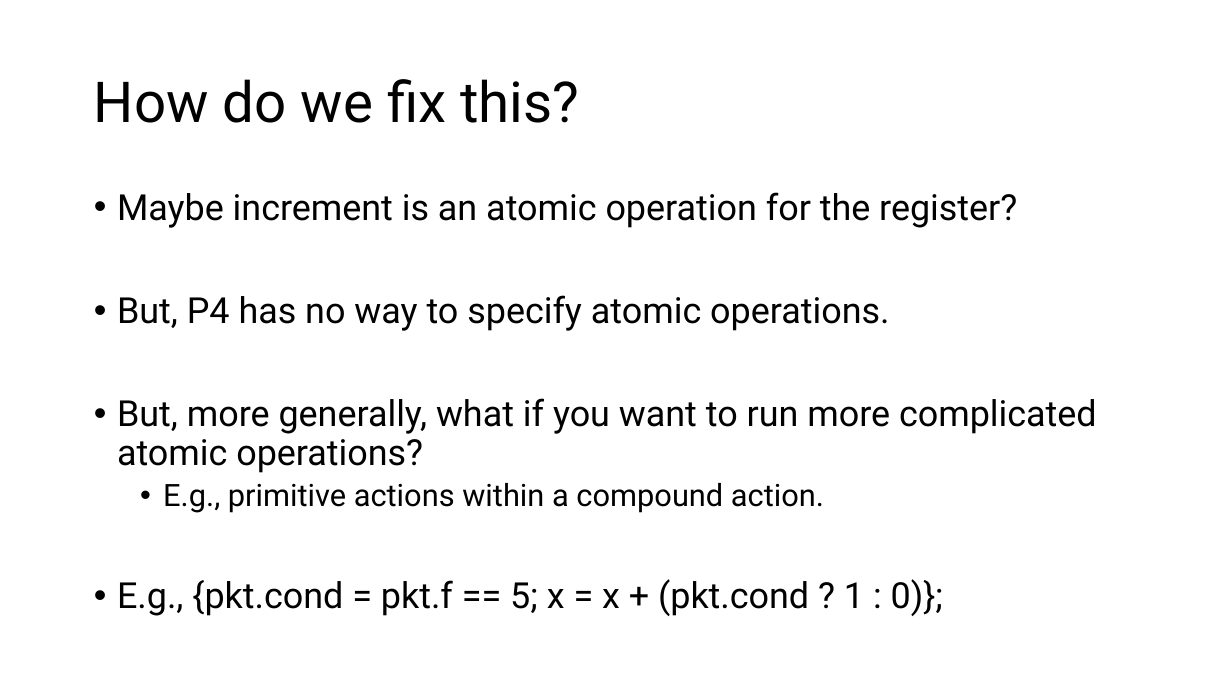
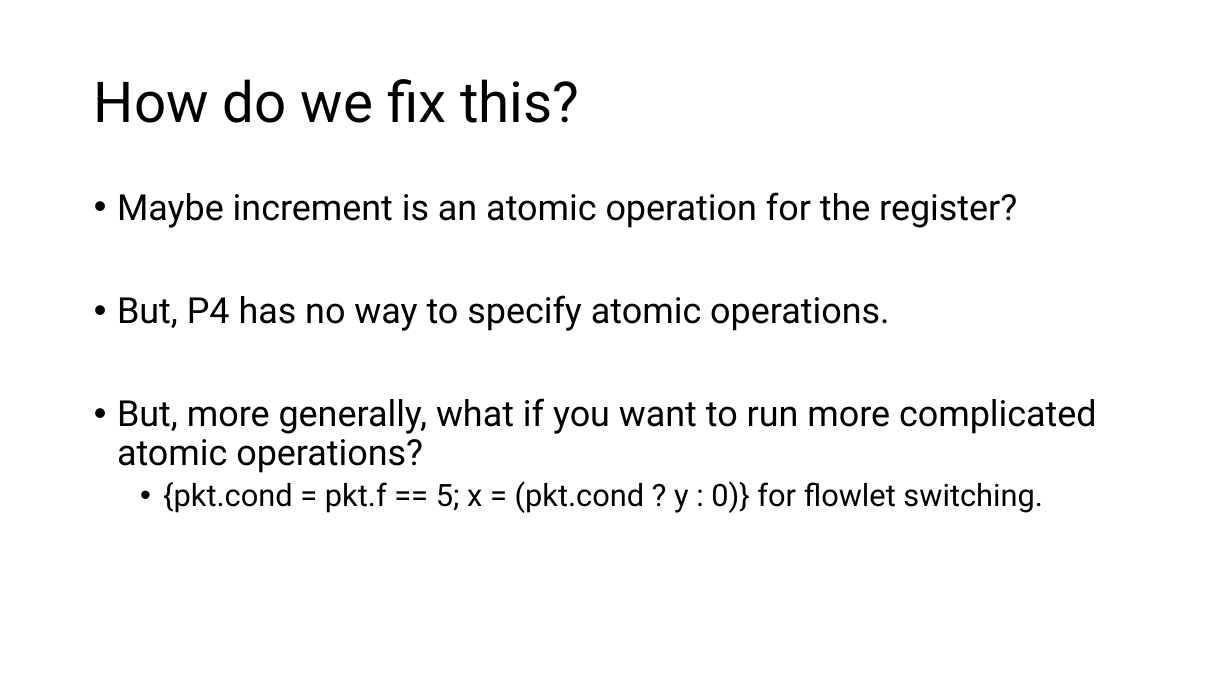
Before and after one commit to anirudhSK/p4-concurrency, a slide deck: slide 8 of p4_concurrency.pptx (slide 7 before the commit). Drawn at 1232x693 pixels with LibreOffice and Linux fonts; fonts in the diff are those of the drawing. Boxes give left, top, right and bottom in pixels: in the first picture for what was removed or moved away, otherwise in the second. Text is boxed around its words. In the diff, an @@ line names an element or a change of style, - is before the commit and + after.

```diff
--- a/p4_concurrency.pptx
+++ b/p4_concurrency.pptx
@@ text at [163, 481, 1043, 513]: text changed; size 28 to 24 pt @@
-  • E.g., primitive actions within a compound action.
-• E.g., {pkt.cond = pkt.f == 5; x = x + (pkt.cond ? 1 : 0)};
+  • {pkt.cond = pkt.f == 5; x = (pkt.cond ? y : 0)} for flowlet switching.
```
Also in this commit, not shown: 8 other slides changed, 1 slide added, 1 other file.
